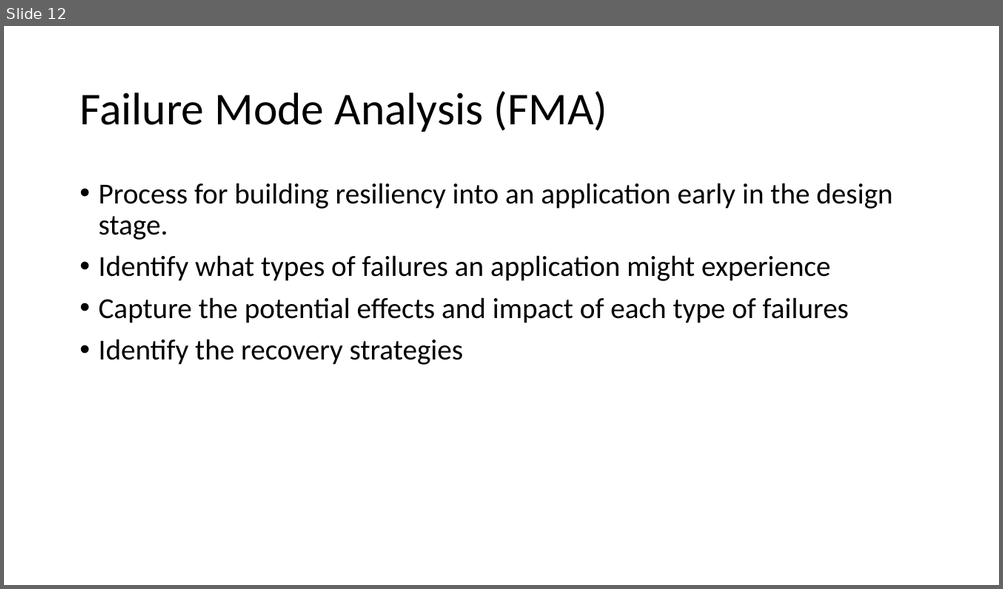
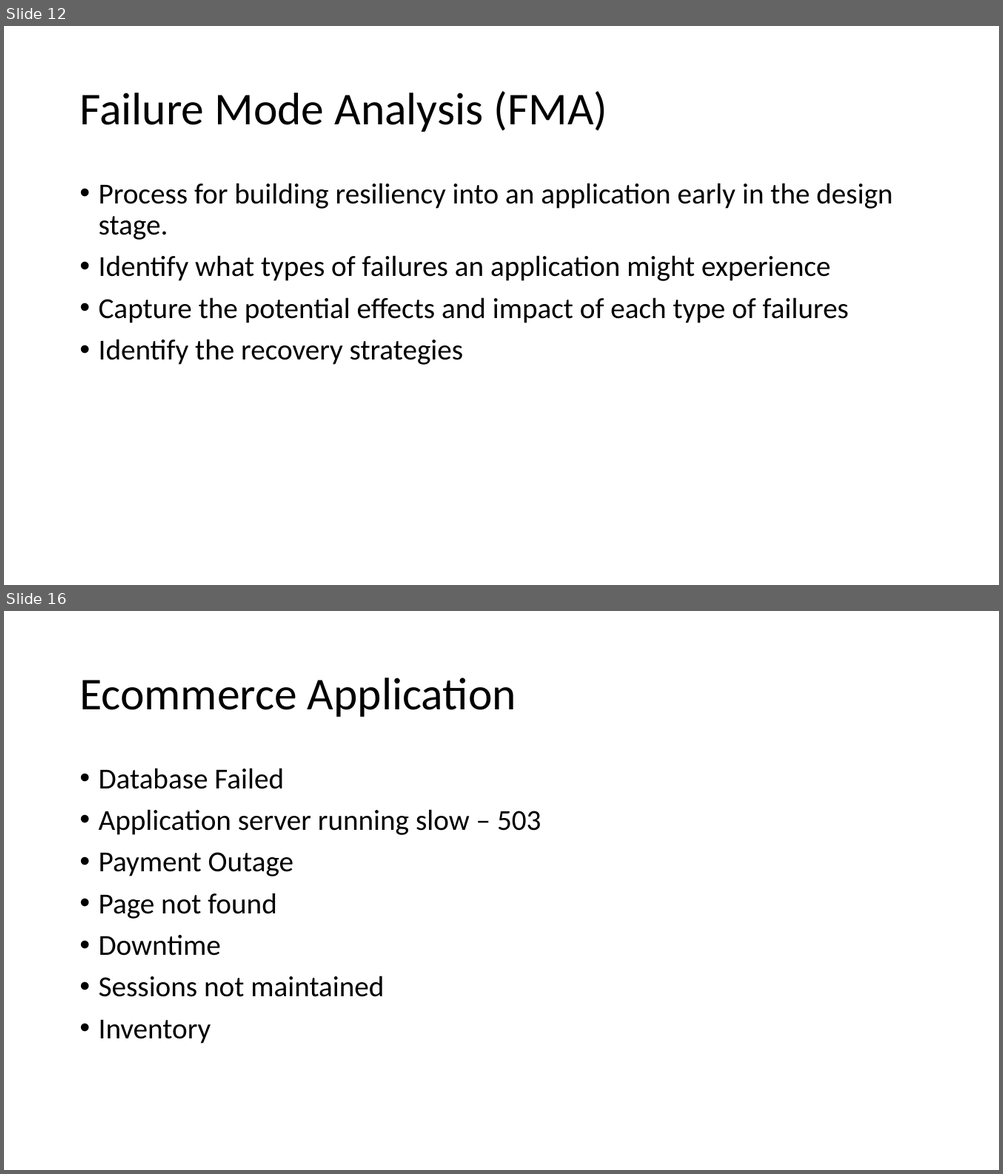
Before and after one commit to ayushrathi15/15Jun-AZ305, a slide deck: Business Continuity and Resiliency in Azure.pptx. Shown one above the other, each under a label of ours: slide 12 before the commit, slides 12 and 16 after it; the slides between them are not shown. The pictures are 1003x589 and 1003x1174 pixels, drawn with LibreOffice and Linux fonts; fonts in the diff are those of the drawing. Boxes give left, top, right and bottom in pixels: in the first picture for what was removed or moved away, otherwise in the second. Text is boxed around its words. In the diff, an @@ line names an element or a change of style, - is before the commit and + after.

```diff
--- a/Business Continuity and Resiliency in Azure.pptx
+++ b/Business Continuity and Resiliency in Azure.pptx
@@ slide 16 added at box(4, 611, 999, 1170), background #FFFFFF @@
@@ title added at box(79, 678, 516, 717), 44 pt, text #000000 @@
+Ecommerce Application
@@ text added at box(99, 768, 541, 1044), 28 pt, text #000000 @@
+• Database Failed
+• Application server running slow – 503
+• Payment Outage
+• Page not found
+• Downtime
+• Sessions not maintained
+• Inventory
```
Also in this commit, not shown: 2 slides changed, 26 other slides added.
